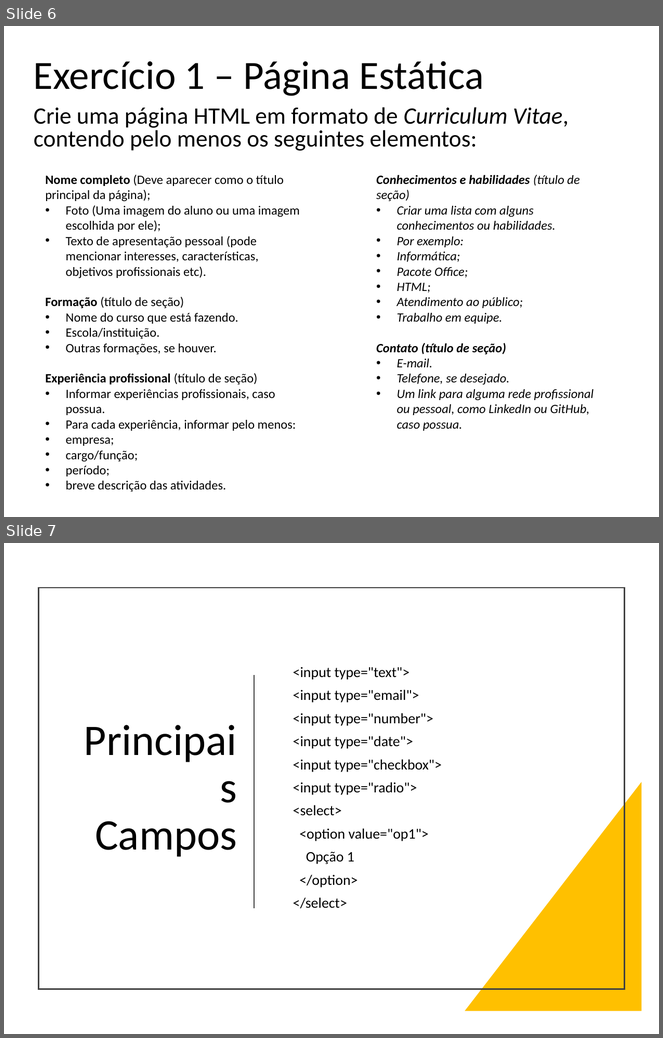
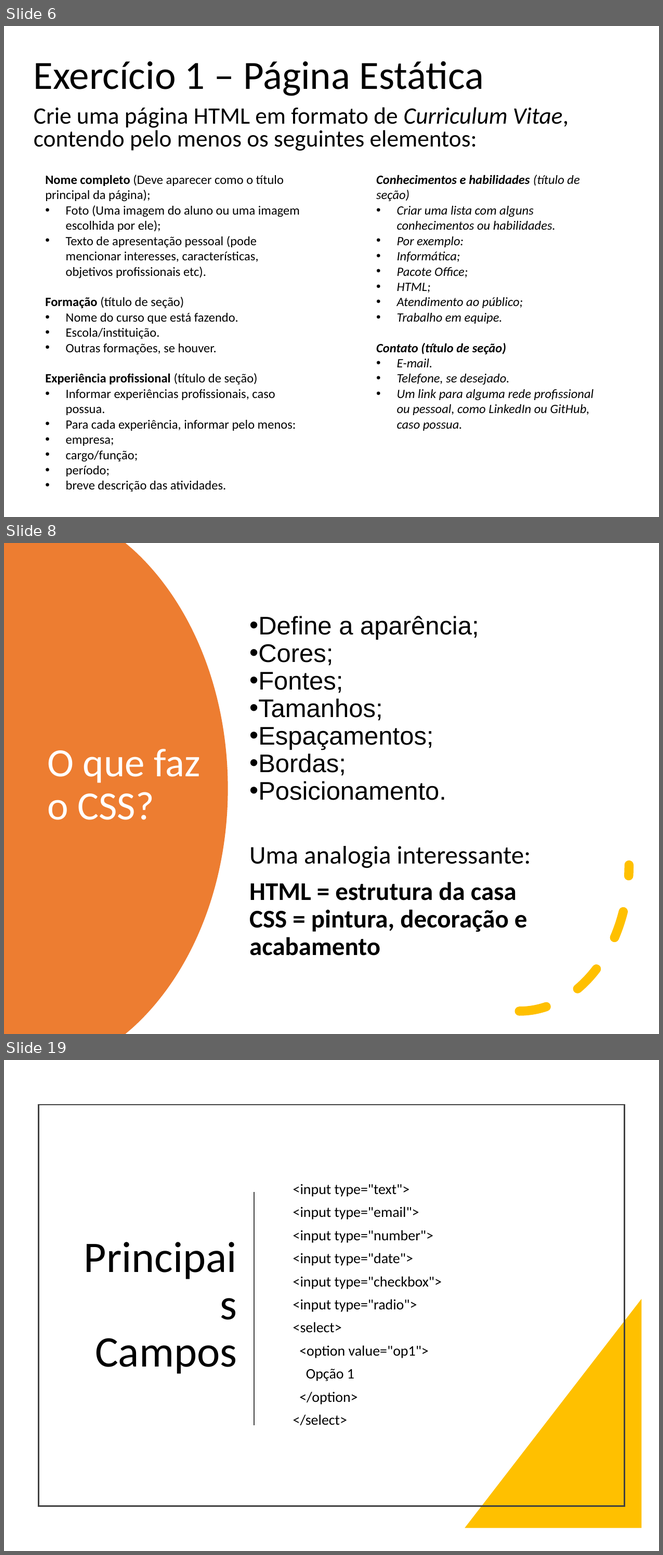
Before and after one commit to thiagospin/APLICWEBI, a slide deck: slides/HTML e CSS.pptx. Shown one above the other, each under a label of ours: slides 6 and 7 before the commit, slides 6, 8 and 19 after it; the slides between them are not shown. The pictures are 663x1038 and 663x1555 pixels, drawn with LibreOffice and Linux fonts; fonts in the diff are those of the drawing. Boxes give left, top, right and bottom in pixels: in the first picture for what was removed or moved away, otherwise in the second. Text is boxed around its words. In the diff, an @@ line names an element or a change of style, - is before the commit and + after.

```diff
--- a/slides/HTML e CSS.pptx
+++ b/slides/HTML e CSS.pptx
@@ slide 8 added at [4,543,659,1034], background #FFFFFF @@
@@ freeform shape added at [4,543,228,1034], fill #ED7D31 @@
@@ text added at [249,616,531,956], 28 pt, text #000000 @@
+• Define a aparência;
+• Cores;
+• Fontes;
+• Tamanhos;
+• Espaçamentos;
+• Bordas;
+• Posicionamento.
+Uma analogia interessante:
+HTML = estrutura da casa
+CSS = pintura, decoração e acabamento
@@ arc (boxed as its full ellipse) added at [410,719,629,1012], outline #FFC000 10 pt dashed @@
@@ title added at [48,749,200,820], 44 pt, text #FFFFFF @@
+O que faz o CSS?
@@ what was slide 7 is now slide 19 @@
```
Also in this commit, not shown: 1 slide changed, 11 other slides added, 2 other files.
